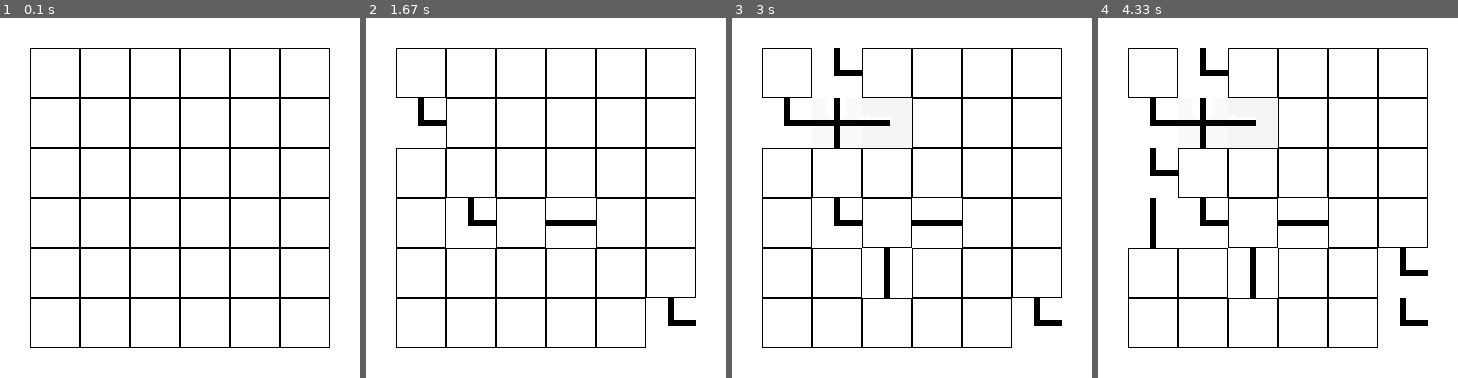
Above: before the commit, frames 1-4 (left to right).
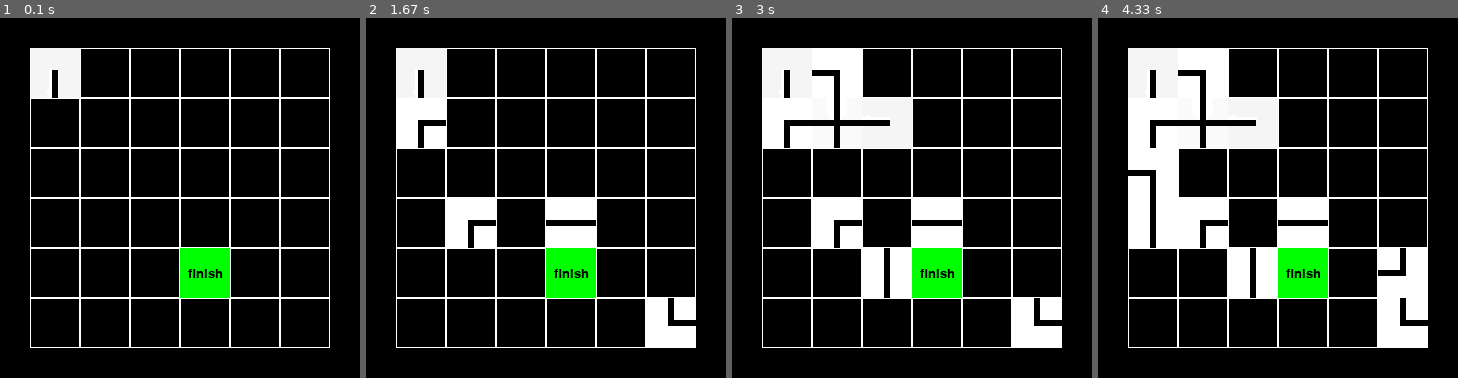
Above: after the commit, the same moments.

Repository: sonya-zero/Project_PyGame
Game: pygame game, started from board.py
Same seed, same stepped clock (60 frames per second), same inputs: the game is played once before the commit and once after it.
Inputs (mouse positions are in pixels of both pictures, inside the frame that each line leads up to):
- Up to frame 1 (0.1 s): no input
- Up to frame 2 (1.67 s): click (546, 198) at 0.38 s; click (459, 201) at 0.72 s; click (434, 144) at 1.05 s; click (675, 324) at 1.38 s
- Up to frame 3 (3 s): click (825, 126) at 1.72 s; click (894, 291) at 2.05 s; click (901, 136) at 2.38 s; click (854, 79) at 2.72 s
- Up to frame 4 (4.33 s): click (1404, 291) at 3.05 s; click (1162, 234) at 3.38 s; click (1166, 151) at 3.72 s

The runs differ from the first frame. In frame 1, 98% of the frame differs, in the area x 0-100%, y 0-100%; in frame 2, 91%; in frame 3, 84%; in frame 4, 79%.

Commit message:
Add file variable and change files create_board and board
In variable will stay size, board and others vars
In create_board added finish cell
In board some change view of board and board build right now

Diff:
--- a/board.py
+++ b/board.py
@@ -1,7 +1,8 @@
 import os
 import sys
 import pygame
-import create_board
+import create_board  # create board happens and finish cell from import in file create_board
+import variable as var
 
 
 def load_image(name):  # load image
@@ -17,25 +18,28 @@
     def __init__(self, width, height):  # board size & place on screen
         self.width = width
         self.height = height
-        self.board = create_board.compilation_board()
+        self.board = var.board
         self.board_look = [[0] * height for _ in range(width)]
-        self.left = 30
-        self.top = 30
-        self.cell_size = 50
+        self.on_click(var.start_cell)
+        self.left = var.left
+        self.top = var.top
+        self.cell_size = var.cell_size
 
-    def set_view(self, left, top, cell_size):  # view on screen
-        self.left = left
-        self.top = top
-        self.cell_size = cell_size
-
-    def render(self, screen):  # draw start board
+    def render(self, screen):  # draw board
+        font = pygame.font.Font(None, 20)  # text in finish cell
+        text = font.render("finish", True, (0, 0, 0))
         for i in range(self.width):
             for j in range(self.height):
-                pygame.draw.rect(screen, "black", (self.left + self.cell_size * i, self.top + self.cell_size * j,
-                                                   self.cell_size, self.cell_size), 1)
-                if self.board_look[j][i]:
-                    screen.blit(self.board_look[j][i], (self.left + self.cell_size * i,
-                                                        self.top + self.cell_size * j))
+                x = self.left + self.cell_size * i
+                y = self.top + self.cell_size * j
+                pygame.draw.rect(screen, "white", (x, y, self.cell_size, self.cell_size), 1)
+                if (i, j) == var.finish_cell:  # draw finish cell
+                    pygame.draw.rect(screen, "green", (x, y, self.cell_size, self.cell_size), 0)
+                    text_x = x + self.cell_size // 2 - text.get_width() // 2
+                    text_y = y + self.cell_size // 2 - text.get_height() // 2
+                    screen.blit(text, (text_x, text_y))
+                if self.board_look[j][i]:  # draw opened cells
+                    screen.blit(self.board_look[j][i], (x, y))
 
     def get_cell(self, mouse_pos):  # get cell's coord on which clicked
         x_cell, y_cell = (mouse_pos[0] - self.left) // self.cell_size, (mouse_pos[1] - self.top) // self.cell_size
@@ -43,20 +47,24 @@
             return None
         return x_cell, y_cell
 
-    def on_click(self, cell_coords):
+    def on_click(self, cell_coords):  # load image on board on click
         cell = self.board[cell_coords[1]][cell_coords[0]]
         if sum(cell) == 4:
             image = load_image("cross.png")
         elif sum(cell) == 3:
             image = load_image("t-cross.png")
-            #image = pygame.transform.rotate(image, cell.index(0))
+            image = pygame.transform.rotate(image, -90 * cell.index(0))
         elif sum(cell) == 2:
-            if '1, 1' in str(cell) or '0, 0' in str(cell):
+            cell = ''.join(list(map(lambda x: str(x), cell)))
+            if '101' in cell:
+                image = load_image("line.png")
+                image = pygame.transform.rotate(image, -90 * cell.index('10'))
+            else:
                 image = load_image("rotate.png")
-                #image = pygame.transform.rotate(image, ''.join(cell).index('11'))
-            else:
-                image = load_image("line.png")
-                image = pygame.transform.rotate(image, -90 * ''.join(list(map(lambda x: str(x), cell))).index('10'))
+                try:
+                    image = pygame.transform.rotate(image, -90 * (cell.index('11') + 1))
+                except ValueError:
+                    pass
         elif sum(cell) == 1:
             image = load_image("impasse.png")
             image = pygame.transform.rotate(image, -90 * cell.index(1))
@@ -67,22 +75,26 @@
 
     def get_click(self, mouse_pos):  # clicked on cell or not
         cell = self.get_cell(mouse_pos)
-        self.on_click(cell)
+        if cell:
+            self.on_click(cell)
+
 
 if __name__ == "__main__":
     pygame.init()
-    board = Board(create_board.size, create_board.size)
-    size = width, height = create_board.size * 50 + board.left * 2, create_board.size * 50 + board.top * 2
+    board = Board(var.size, var.size)
+    size = width, height = var.size * 50 + board.left * 2, var.size * 50 + board.top * 2
     screen = pygame.display.set_mode(size)
     pygame.display.set_caption("help_for_AI")
     running = True
+    print(board.board)
+    print(board.board_look)
     while running:
         for event in pygame.event.get():
             if event.type == pygame.QUIT:
                 running = False
             if event.type == pygame.MOUSEBUTTONDOWN:
                 board.get_click(event.pos)
-        screen.fill("white")
+        screen.fill("black")
         board.render(screen)
         pygame.display.flip()
     pygame.quit()
--- a/create_board.py
+++ b/create_board.py
@@ -1,13 +1,15 @@
 from random import choice
+import variable as var
 
 size = 6  # number of cell
 CELLS = [[1, 0, 0, 0], [0, 1, 0, 0], [0, 0, 1, 0], [0, 0, 0, 1],  # variations of cells
          [1, 1, 0, 0], [0, 1, 1, 0], [0, 0, 1, 1], [1, 0, 0, 1],
          [1, 0, 1, 0], [0, 1, 0, 1], [0, 0, 0, 0], [1, 1, 1, 1],
          [1, 1, 1, 0], [0, 1, 1, 1], [1, 0, 1, 1], [1, 1, 0, 1]]
-board = [[[0, 0, 0, 0] for i in range(size)] for j in range(size)]  # board
+
 ways = [(0, 0)]  # coords cells which we must create
 visited_cells = []  # coords cells which created
+
 
 def change_cell(x, y):  # random change cell
     cell_limit = [[0, 1], [0, 1], [0, 1], [0, 1]]  # ways which cell can have
@@ -21,13 +23,13 @@
     elif y == size - 1:
         cell_limit[2] = [0]
     if (x, y - 1) in visited_cells:
-        cell_limit[0] = [board[y - 1][x][2]]
+        cell_limit[0] = [var.board[y - 1][x][2]]
     if (x + 1, y) in visited_cells:
-        cell_limit[1] = [board[y][x + 1][3]]
+        cell_limit[1] = [var.board[y][x + 1][3]]
     if (x, y + 1) in visited_cells:
-        cell_limit[2] = [board[y + 1][x][0]]
+        cell_limit[2] = [var.board[y + 1][x][0]]
     if (x - 1, y) in visited_cells:
-        cell_limit[3] = [board[y][x - 1][1]]
+        cell_limit[3] = [var.board[y][x - 1][1]]
 
     possibilities = list(filter(lambda elem: (elem[0] in cell_limit[0])  # possibility variations of this cell
                                              and (elem[1] in cell_limit[1])
@@ -36,6 +38,7 @@
                                              and sum(elem) > one_way(cell_limit, (x, y)), CELLS))
     cell = choice(possibilities)  # choice cell
     return cell
+
 
 def find_ways(cell, x, y):  # find cells which we must create
     if cell[0] == 1 and not ((x, y - 1) in visited_cells) and not ((x, y - 1) in ways):
@@ -47,6 +50,7 @@
     if cell[3] == 1 and not ((x - 1, y) in visited_cells) and not ((x - 1, y) in ways):
         ways.append((x - 1, y))
 
+
 def one_way(cell_limit, my_place):  # limit on "ones" ways in cell
     if my_place != (0, 0) and len(ways) < 2 and len(visited_cells) < size ** 2 * 0.9 and (sum(cell_limit[0])
                                                                                           + sum(cell_limit[1])
@@ -55,12 +59,20 @@
         return 1
     return 0
 
+
 def compilation_board():  # create board
     while len(ways) != 0:
         my_place = ways.pop(0)  # cell which is creating
         cell = change_cell(my_place[0], my_place[1])  # created cell
         find_ways(cell, my_place[0], my_place[1])  # add coords ells which we must to create
-        board[my_place[1]][my_place[0]] = cell  # add new cell in list board
+        var.board[my_place[1]][my_place[0]] = cell  # add new cell in list board
         visited_cells.append(my_place)  # add coords cells which created
 
-    return board
+
+def finish_cell():  # choose finish cell
+    var.finish_cell = choice(visited_cells[len(visited_cells) // 4 * 3::])
+    print(var.finish_cell)
+
+
+compilation_board()
+finish_cell()
--- /dev/null
+++ b/variable.py
@@ -0,0 +1,7 @@
+size = 6  # number of cell
+board = [[[0, 0, 0, 0] for i in range(size)] for j in range(size)]  # board
+left = 30  # left indent
+top = 30  # top indent
+cell_size = 50  # size of cell
+start_cell = (0, 0)  # start cell
+finish_cell = (0, 0)  #finish cell
